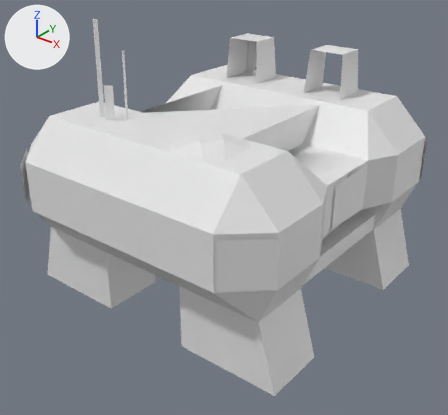
A saved change to the OBJ model public/3d/neu/Hauptgebäude.obj.
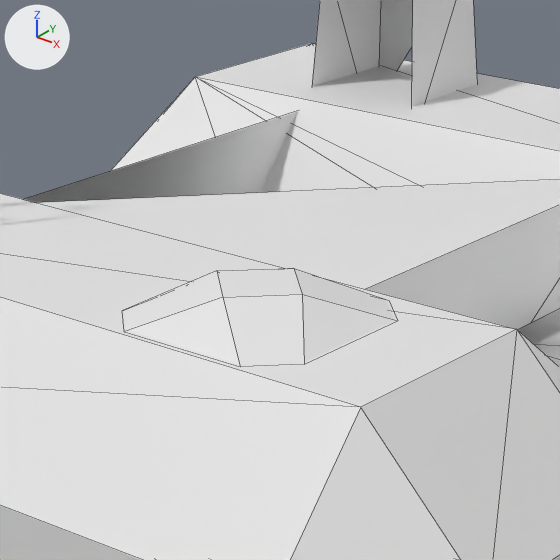
There are two pictures of each version: one whole from a 50 mm camera at (11.0, -14.11, 11.0) aimed at (0.26, -0.69, 2.68), one close up on the part from 30% to 67% of the width and 13% to 53% of the height. Lighting does not change. The marker at upper left points along +X, +Y and +Z. The close-ups show mesh edges as thin lines. Where no turn or scale is listed for an object, it has been applied to the vertices.

Before the edit, the objects in view are built like this:
```python
me_hauptgebäude = bpy.data.meshes.new('Hauptgebäude')
me_hauptgebäude.from_pydata(...)  # 145 vertices, 203 faces, 1 loose edge; spans x -4.59..4.53, y -4.95..5.03, z 0.0..8.35
me_radar = bpy.data.meshes.new('Radar')
me_radar.from_pydata(...)  # 12 vertices, 9 faces; spans x 0.85..2.58, y -3.9..-2.17, z 5.67..5.93
ob_hauptgebäude = bpy.data.objects.new('Hauptgebäude', me_hauptgebäude)
ob_hauptgebäude.location = (0.0, 0.0, 0.0)
ob_radar = bpy.data.objects.new('Radar', me_radar)
ob_radar.location = (0.0, 0.0, 0.0)
```
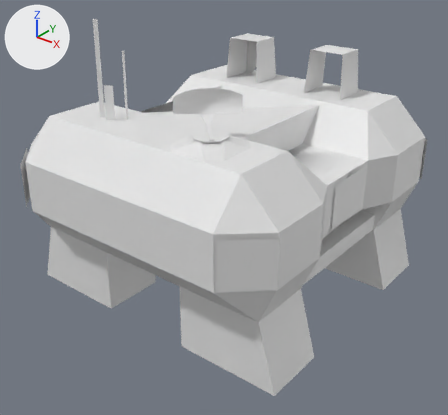
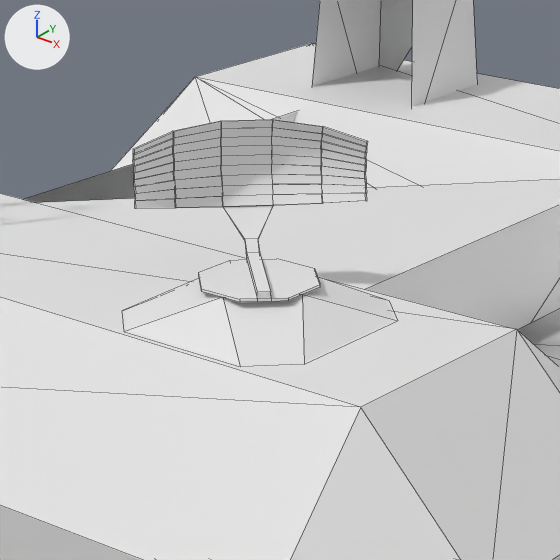
Commit message: fix Radar

Changed parts and their boxes [x1, y1, x2, y2] in the close-ups (560 x 560 px):
'Antenna', added: after [133, 119, 368, 302]

The change, as a diff of the scene's bpy script:
```diff
--- a/public/3d/neu/Hauptgebäude.obj.py
+++ b/public/3d/neu/Hauptgebäude.obj.py
@@ me_antenna @@
+me_antenna.from_pydata(...)  # 178 vertices, 175 faces; spans x 0.63..2.14, y -3.46..-1.95, z 5.94..6.91
@@ ob_antenna @@
+ob_antenna = bpy.data.objects.new('Antenna', me_antenna)
+ob_antenna.location = (0.0, 0.0, 0.0)
```
